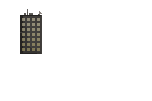
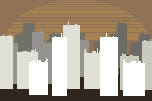
The second 152px x 101px image is a revision of the first. Changes to its layers:
removed layer "Layer 41 copy 4" (was 44%) over left=22, top=18, right=40, bottom=51
removed layer "Layer 40" over left=20, top=9, right=42, bottom=54
added layer "Layer 42 copy" above "Layer 43" over left=100, top=33, right=145, bottom=96
added layer "Layer 43" above "Layer 42" over left=29, top=58, right=48, bottom=62
added layer "Layer 42" above "Layer 41 copy 7" over left=52, top=33, right=67, bottom=37
added layer "Layer 41 copy 7" above "Layer 41 copy 11" over left=120, top=39, right=152, bottom=90
added layer "Layer 41 copy 11" above "Layer 42 copy 4" over left=0, top=21, right=104, bottom=89
added layer "Layer 42 copy 4" above "Layer 42 copy 5" over left=94, top=20, right=152, bottom=75
added layer "Layer 42 copy 5" above "Layer 42 copy 3" over left=0, top=29, right=89, bottom=84
added layer "Layer 42 copy 3" above "Layer 45 copy 6" over left=0, top=20, right=85, bottom=75
added layer "Layer 45 copy 6" above "Layer 44" over left=4, top=1, right=150, bottom=40
added layer "Layer 44" (multiply, 87%) above "Layer 41" over left=0, top=55, right=152, bottom=101
added layer "Layer 41" over left=0, top=0, right=152, bottom=101
